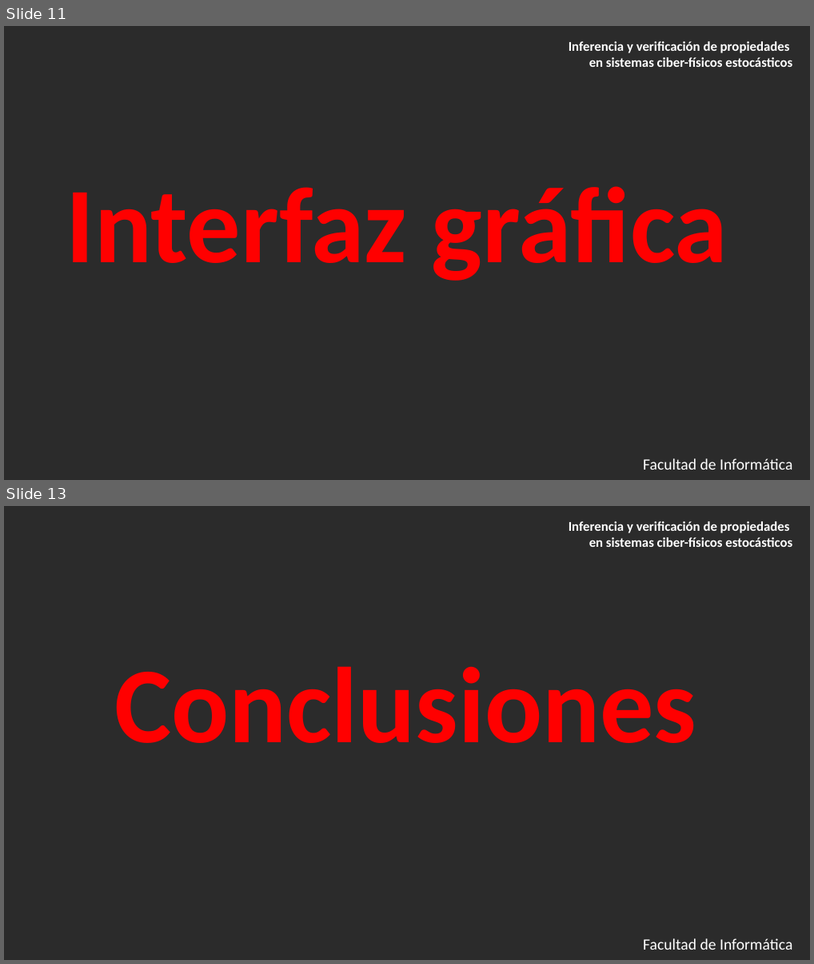
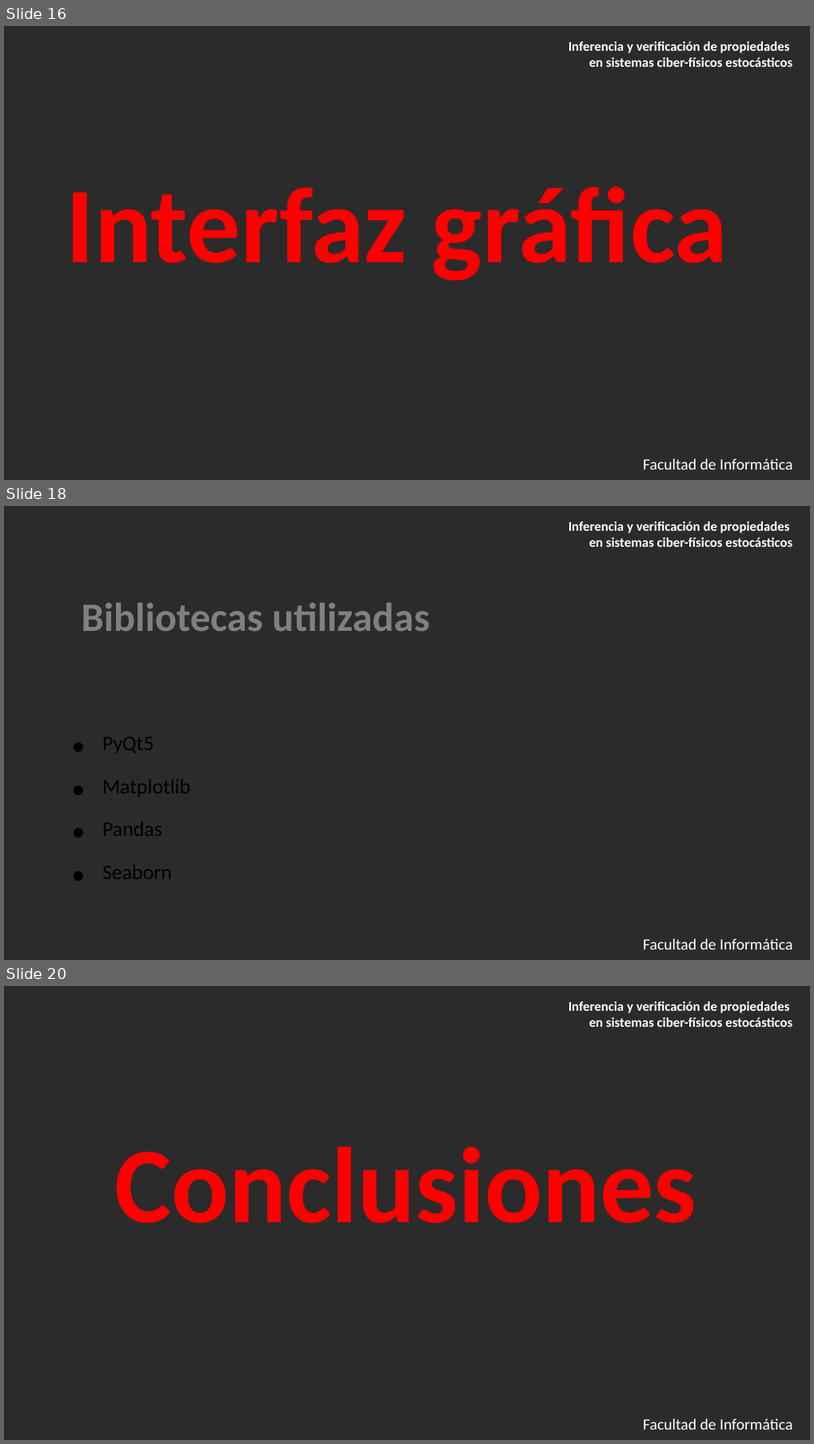
Before and after one commit to nachorequeno/tfg_ciberfisicos, a slide deck: slides/plantilla_usada.pptx. Shown one above the other, each under a label of ours: slides 11 and 13 before the commit, slides 16, 18 and 20 after it; the slides between them are not shown. The pictures are 814x964 and 814x1444 pixels, drawn with LibreOffice and Linux fonts; fonts in the diff are those of the drawing; background and template pictures are left out; a plain dark background stands for a picture behind light text. Boxes give left, top, right and bottom in pixels: in the first picture for what was removed or moved away, otherwise in the second. Text is boxed around its words. In the diff, an @@ line names an element or a change of style, - is before the commit and + after.

```diff
--- a/slides/plantilla_usada.pptx
+++ b/slides/plantilla_usada.pptx
@@ slide 18 added at (x1=4, y1=506, x2=810, y2=960), background picture (left out) @@
@@ text added at (x1=569, y1=521, x2=793, y2=547), 12 pt, text #FFFFFF, bold @@
+Inferencia y verificación de propiedades
+en sistemas ciber-físicos estocásticos
@@ text added at (x1=82, y1=603, x2=430, y2=879), 32 pt, text #000000 @@
+Bibliotecas utilizadas
+• PyQt5
+• Matplotlib
+• Pandas
+• Seaborn
@@ text added at (x1=643, y1=938, x2=793, y2=949), 14 pt, text #FFFFFF @@
+Facultad de Informática
@@ what was slide 11 is now slide 16 @@
@@ what was slide 13 is now slide 20 @@
```
Also in this commit, not shown: 3 slides changed, 7 other slides added.
